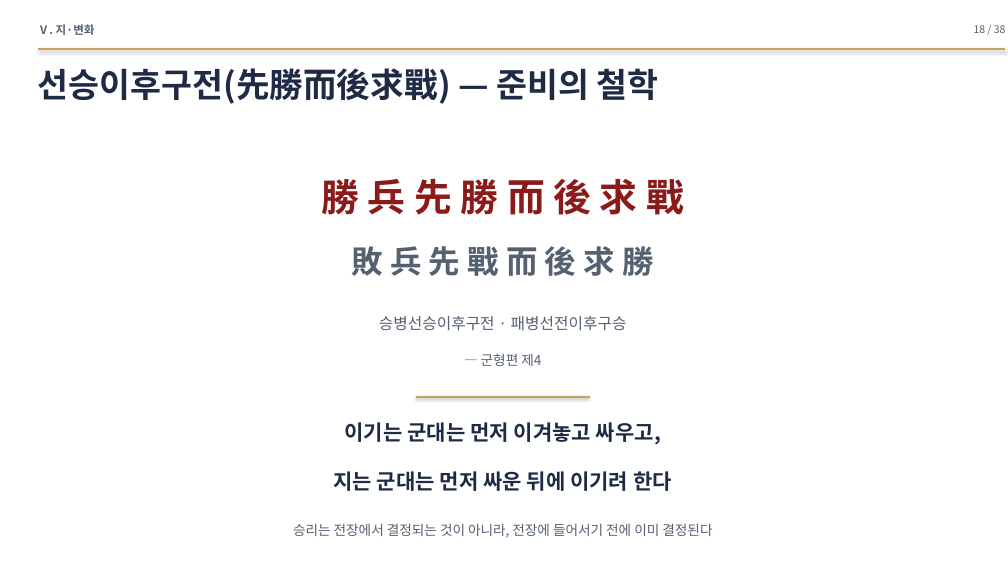
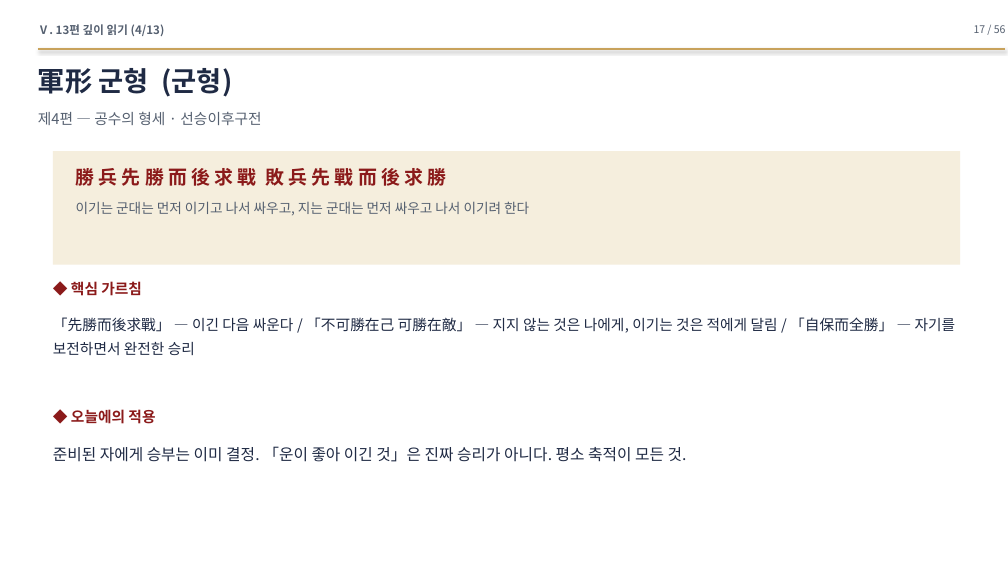
Before and after one commit to hpark1947/Oriental-Classics2, a slide deck: slide 17 of 발표자료/손자병법_발표자료.pptx (slide 18 before the commit). Drawn at 1008x567 pixels with LibreOffice and Linux fonts; fonts in the diff are those of the drawing. Boxes give left, top, right and bottom in pixels: in the first picture for what was removed or moved away, otherwise in the second. Text is boxed around its words. In the diff, an @@ line names an element or a change of style, - is before the commit and + after.

```diff
--- a/발표자료/손자병법_발표자료.pptx
+++ b/발표자료/손자병법_발표자료.pptx
@@ text at [38,24,165,36]: text changed @@
-Ⅴ. 지·변화
+Ⅴ. 13편 깊이 읽기 (4/13)
@@ text at [974,25,1006,33]: text changed @@
-18 / 38
+17 / 56
@@ text at [38,68,232,97]: text changed; size 32 to 26 pt @@
-선승이후구전(先勝而後求戰) — 준비의 철학
+軍形 군형 (군형)
@@ text added at [38,112,261,125], 14 pt, text #556070 @@
+제4편 — 공수의 형세 · 선승이후구전
@@ rectangle added at [53,151,960,265], fill #F5EEDD @@
@@ text at [76,164,529,215]: text changed; size 36 to 13 pt; text colour #8B1A1A to #556070; bold off @@
-勝 兵 先 勝 而 後 求 戰
+勝 兵 先 勝 而 後 求 戰 敗 兵 先 戰 而 後 求 勝
+이기는 군대는 먼저 이기고 나서 싸우고, 지는 군대는 먼저 싸우고 나서 이기려 한다
@@ text removed at [352,241,653,282] @@
-敗 兵 先 戰 而 後 求 勝
@@ text at [71,281,142,296]: text changed; size 13 to 14 pt; text colour #556070 to #8B1A1A; bold on @@
-— 군형편 제4
+◆ 핵심 가르침
@@ text added at [53,317,956,355], 14 pt, text #1F2A44 @@
+「先勝而後求戰」 — 이긴 다음 싸운다 / 「不可勝在己 可勝在敵」 — 지지 않는 것은 나에게, 이기는 것은 적에게 달림 / 「自保而全勝」 — 자기를 보전하면서 완전한 승리
@@ text removed at [379,316,627,331] @@
-승병선승이후구전 · 패병선전이후구승
@@ text at [71,409,155,424]: text changed; size 20 to 14 pt; text colour #1F2A44 to #8B1A1A @@
-이기는 군대는 먼저 이겨놓고 싸우고,
+◆ 오늘에의 적용
@@ line removed from (416, 397) to (590, 397) @@
@@ text at [53,446,687,462]: text changed; size 20 to 15 pt; bold off @@
-지는 군대는 먼저 싸운 뒤에 이기려 한다
+준비된 자에게 승부는 이미 결정. 「운이 좋아 이긴 것」은 진짜 승리가 아니다. 평소 축적이 모든 것.
@@ text removed at [293,523,712,538] @@
-승리는 전장에서 결정되는 것이 아니라, 전장에 들어서기 전에 이미 결정된다
```
Also in this commit, not shown: 7 other slides changed, 48 slides added, 30 slides removed, 1 other file.
